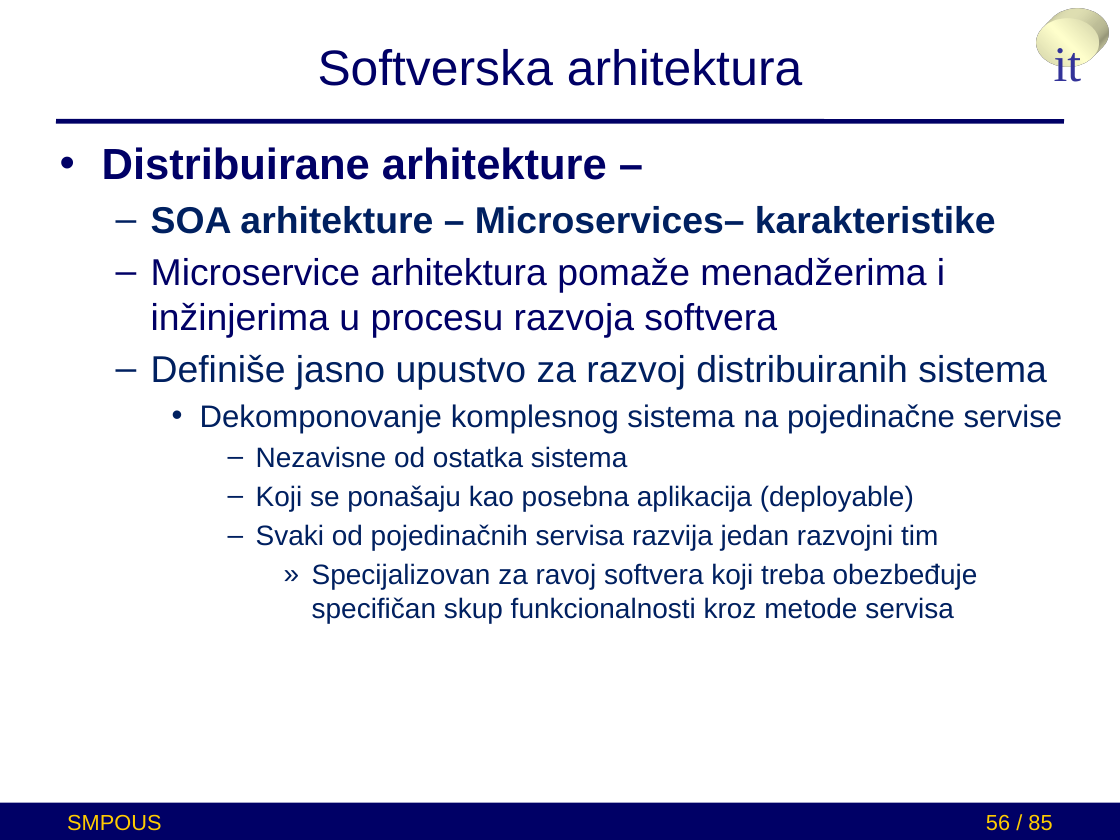
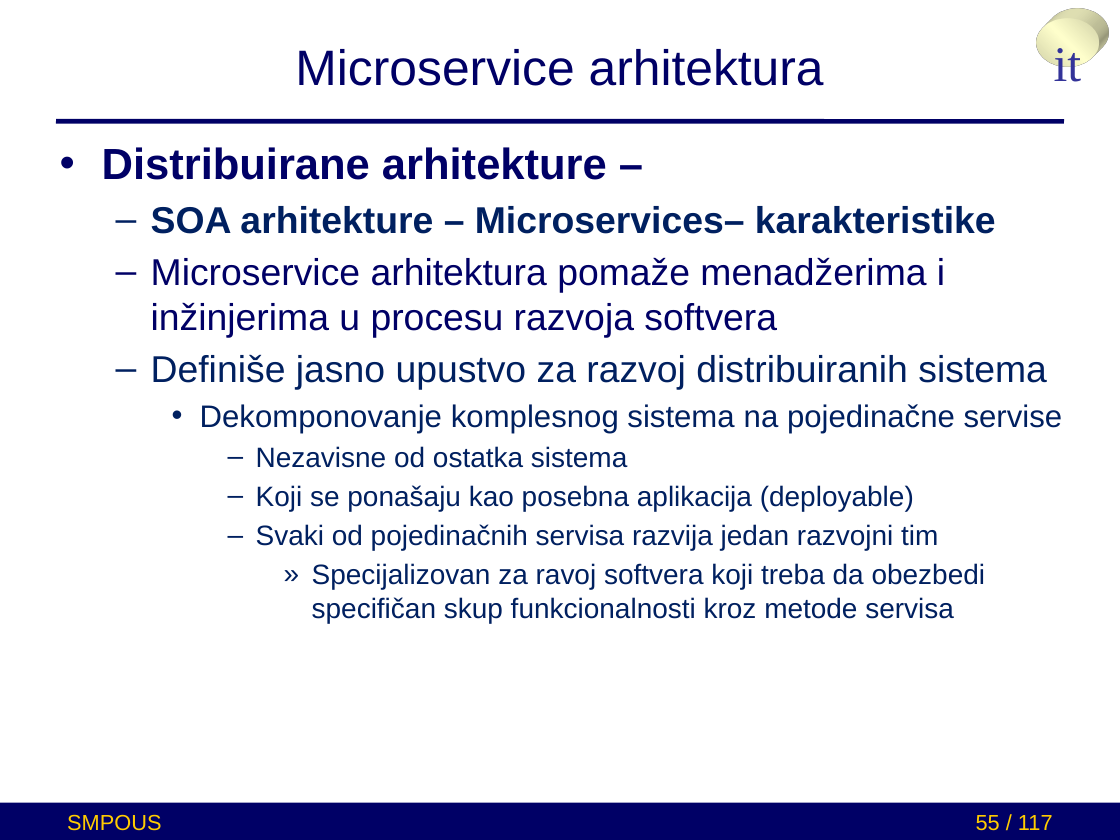
Before and after one commit to brankoterzic/SMPUOS-example-project, a slide deck: slide 55 of presentation_ppx/microservices.pptx (slide 56 before the commit). Drawn at 1120x840 pixels with LibreOffice and Linux fonts; fonts in the diff are those of the drawing. Boxes give left, top, right and bottom in pixels: in the first picture for what was removed or moved away, otherwise in the second. Text is boxed around its words. In the diff, an @@ line names an element or a change of style, - is before the commit and + after.

```diff
--- a/presentation_ppx/microservices.pptx
+++ b/presentation_ppx/microservices.pptx
@@ title at [295, 49, 824, 86]: text changed @@
-Softverska arhitektura
+Microservice arhitektura
@@ text at [312, 563, 986, 623]: text changed @@
-        » Specijalizovan za ravoj softvera koji treba obezbeđuje specifičan skup funkcionalnosti kroz metode servisa
+        » Specijalizovan za ravoj softvera koji treba da obezbedi specifičan skup funkcionalnosti kroz metode servisa
@@ page number at [976, 815, 1053, 831]: text changed @@
-56 / 85
+55 / 117
```
Also in this commit, not shown: 90 other slides changed, 1 slide added, 1 slide removed.
